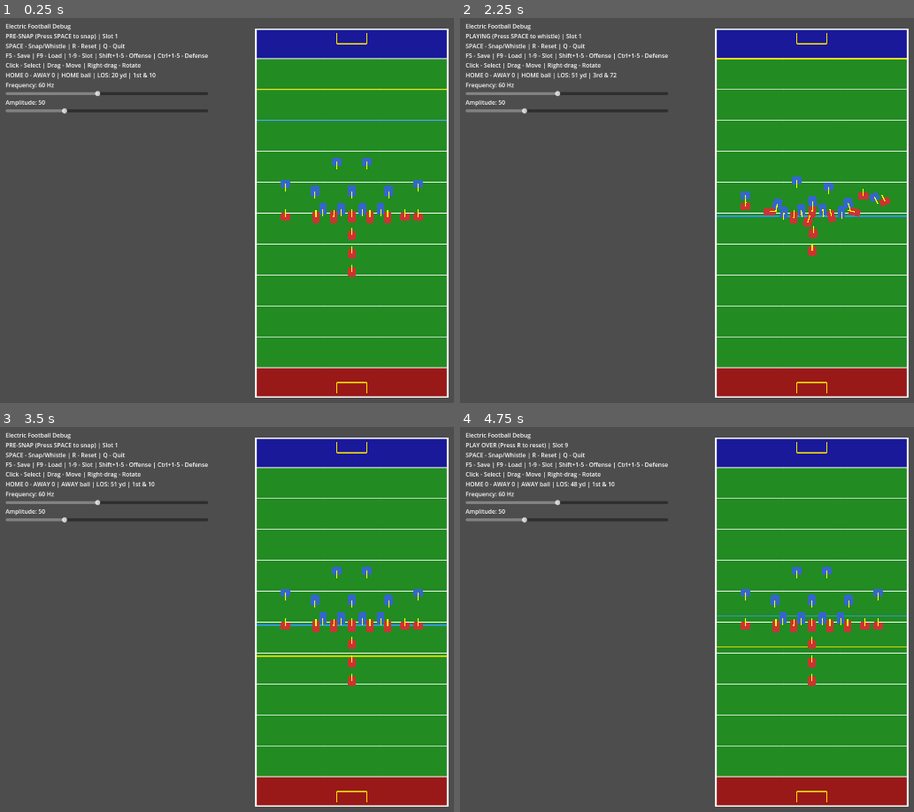
Above: before the commit, frames 1-4 (two rows, left to right).
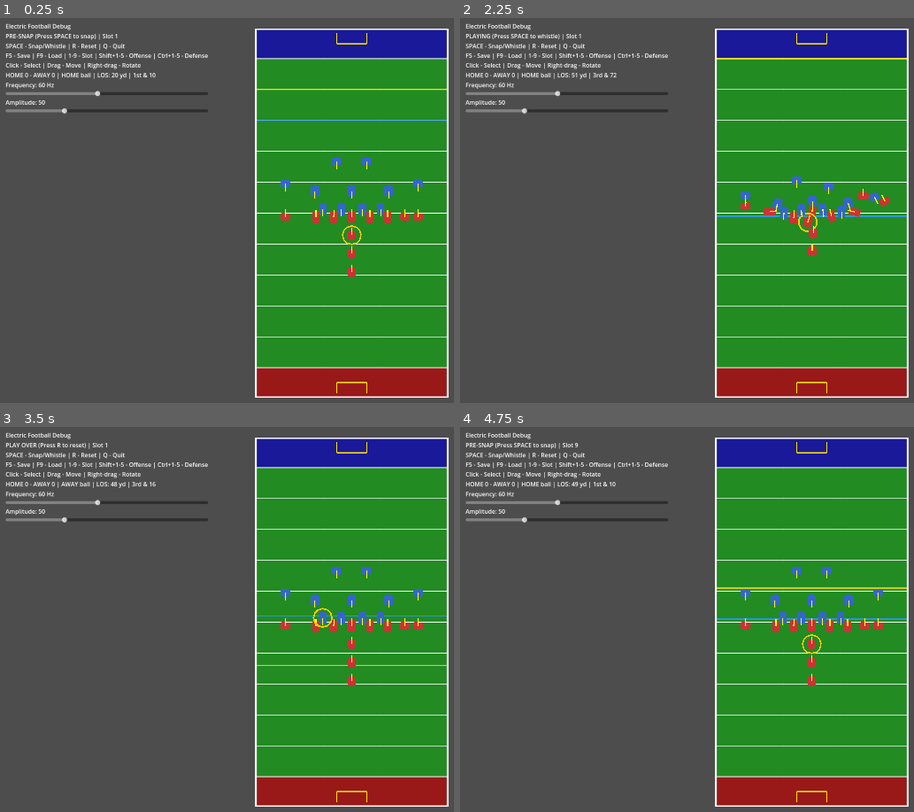
Above: after the commit, the same moments.

Repository: Freaksed/electric-football
Game: Godot game, scene res://scenes/main.tscn
The game is run twice, just before and just after one commit, with the same random seed, the same clock (stepped at 60 frames per second) and the same inputs.
Inputs (mouse positions are in pixels of both pictures, inside the frame that each line leads up to):
- Up to frame 1 (0.25 s): no input
- Up to frame 2 (2.25 s): tap Space at 0.5, 2 s; move the mouse to (outside the picture) at 0.52 s; hold Up 0.53-1.25 s; tap R at 0.6, 1.25 s; click (outside the picture) at 0.67 s; tap Enter (ui_accept) at 0.77 s; drag from (668, 233) to (777, 291) at 1.27 s; move the mouse to (882, 125) at 2.02 s; hold Up from 2.03 s (still down); tap K at 2.1 s
- Up to frame 3 (3.5 s): release Up at 2.75 s; tap R at 2.75 s; drag from (317, 700) to (140, 561) at 2.77 s
- Up to frame 4 (4.75 s): tap Space at 3.5 s; move the mouse to (outside the picture) at 3.52 s; hold Down 3.53-4.25 s; tap 9 at 3.6 s; tap Enter (ui_accept) at 3.77 s; tap R at 4.25 s; drag from (600, 561) to (705, 523) at 4.27 s

The runs differ from the first frame. In frame 1, less than 0.1% of the frame differs, in the area x 75-80%, y 53-60%; in frame 2, less than 0.1%; in frame 3, 0.8%; in frame 4, 0.9%, in the area x 2-99%, y 4-60%.

Commit message:
Add gold ring indicator for ball carrier
- Add BallIndicator Line2D node to player scene (gold, larger ring)
- Update player.gd to show/hide indicator when has_ball changes
- Set ball carrier at game start and when entering PRE_SNAP phase
  so indicator is visible before the play begins

Co-Authored-By: Claude Opus 4.5 <noreply@anthropic.com>

Diff:
--- a/scenes/player.tscn
+++ b/scenes/player.tscn
@@ -31,3 +31,9 @@
 points = PackedVector2Array(20, 0, 17.32, 10, 10, 17.32, 0, 20, -10, 17.32, -17.32, 10, -20, 0, -17.32, -10, -10, -17.32, 0, -20, 10, -17.32, 17.32, -10, 20, 0)
 width = 2.0
 default_color = Color(0, 1, 0, 1)
+
+[node name="BallIndicator" type="Line2D" parent="."]
+visible = false
+points = PackedVector2Array(25, 0, 21.65, 12.5, 12.5, 21.65, 0, 25, -12.5, 21.65, -21.65, 12.5, -25, 0, -21.65, -12.5, -12.5, -21.65, 0, -25, 12.5, -21.65, 21.65, -12.5, 25, 0)
+width = 4.0
+default_color = Color(1, 0.8, 0, 1)
--- a/scripts/main.gd
+++ b/scripts/main.gd
@@ -124,6 +124,11 @@
 	_update_scrimmage_ui()
 	_update_player_ui()
 
+	# Set initial ball carrier indicator
+	var carrier := _find_ball_carrier(_game_manager.possession)
+	if carrier:
+		_game_manager.set_ball_carrier(carrier)
+
 
 func _input(event: InputEvent) -> void:
 	if event.is_action_pressed("ui_accept"):  # Space bar
@@ -334,8 +339,13 @@
 	_update_scrimmage_ui()
 
 
-func _on_phase_changed(_phase: GameManager.GamePhase) -> void:
-	_update_ui()
+func _on_phase_changed(phase: GameManager.GamePhase) -> void:
+	_update_ui()
+	# Set ball carrier indicator when entering PRE_SNAP
+	if phase == GameManager.GamePhase.PRE_SNAP:
+		var carrier := _find_ball_carrier(_game_manager.possession)
+		if carrier:
+			_game_manager.set_ball_carrier(carrier)
 
 
 func _on_play_started() -> void:
--- a/scripts/player.gd
+++ b/scripts/player.gd
@@ -24,12 +24,14 @@
 		return _has_ball
 	set(value):
 		_has_ball = value
+		_update_ball_indicator()
 
 # Reference to VibrationController (autoload)
 @onready var _vibration: Node = get_node("/root/VibrationController")
 @onready var _sprite: Polygon2D = $Sprite
 @onready var _direction_indicator: Line2D = $DirectionIndicator
 @onready var _selection_ring: Line2D = $SelectionRing
+@onready var _ball_indicator: Line2D = $BallIndicator
 
 
 func _ready() -> void:
@@ -131,6 +133,11 @@
 	_direction_indicator.rotation = base_direction
 
 
+func _update_ball_indicator() -> void:
+	if _ball_indicator:
+		_ball_indicator.visible = _has_ball
+
+
 func _on_body_entered(body: Node) -> void:
 	if body is PlayerFigure:
 		var other := body as PlayerFigure
